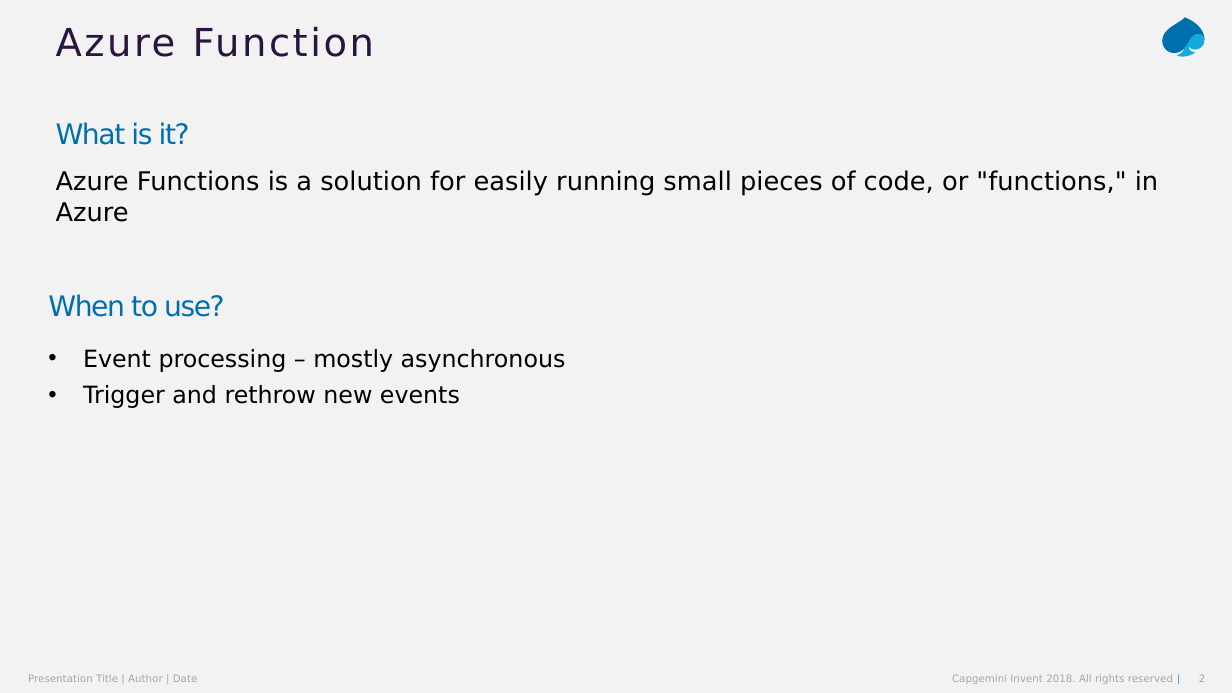
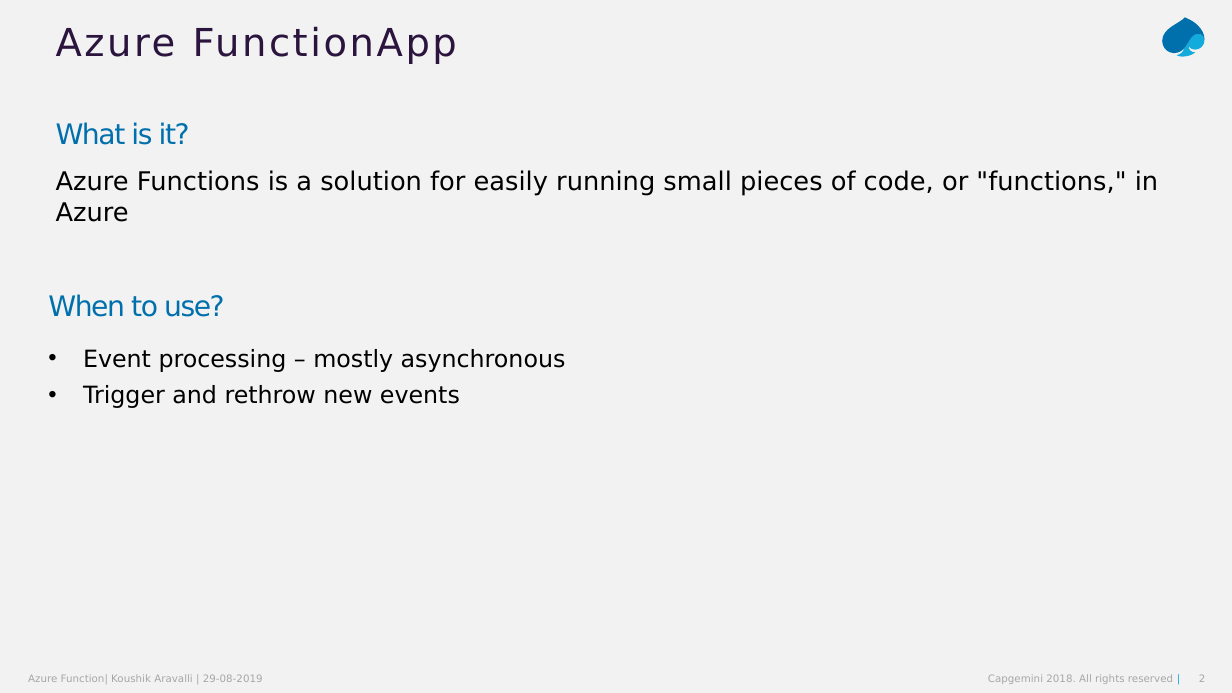
Before and after one commit to koushik-aravalli/az-function-lab, a slide deck: slide 2 of Azure-Function-203.pptx. Drawn at 1232x693 pixels with LibreOffice and Linux fonts; fonts in the diff are those of the drawing. Boxes give left, top, right and bottom in pixels: in the first picture for what was removed or moved away, otherwise in the second. Text is boxed around its words. In the diff, an @@ line names an element or a change of style, - is before the commit and + after.

```diff
--- a/Azure-Function-203.pptx
+++ b/Azure-Function-203.pptx
@@ title at box(56, 26, 457, 64): text changed @@
-Azure Function
+Azure FunctionApp
@@ text at box(28, 674, 263, 684): text changed @@
-Presentation Title | Author | Date
+Azure Function| Koushik Aravalli | 29-08-2019
@@ text at box(988, 674, 1173, 684): text changed @@
-Capgemini Invent 2018. All rights reserved |
+Capgemini 2018. All rights reserved |
```
Also in this commit, not shown: 4 other slides changed, 10 slides added, 1 slide removed, 3 other files.
